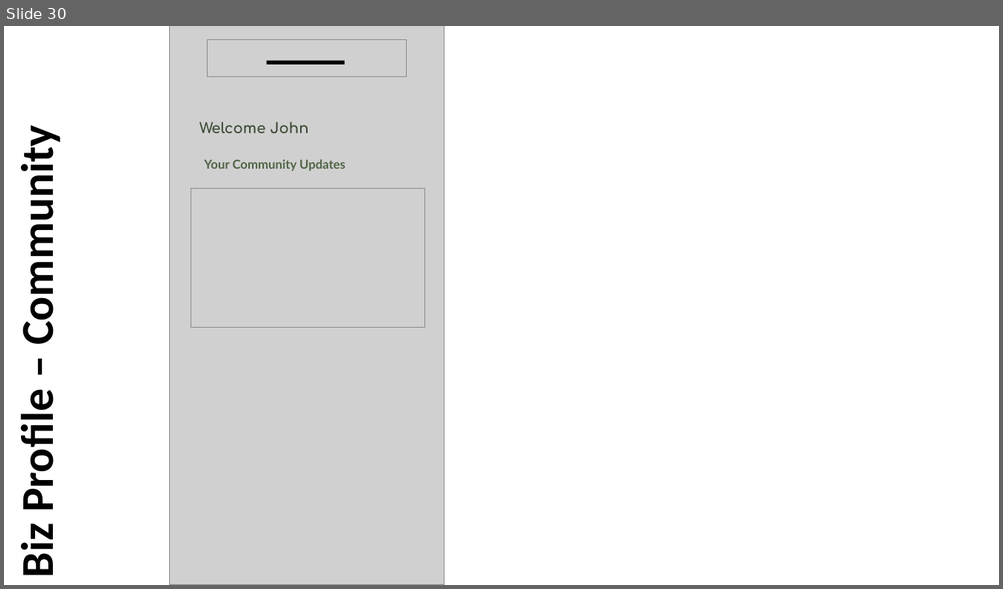
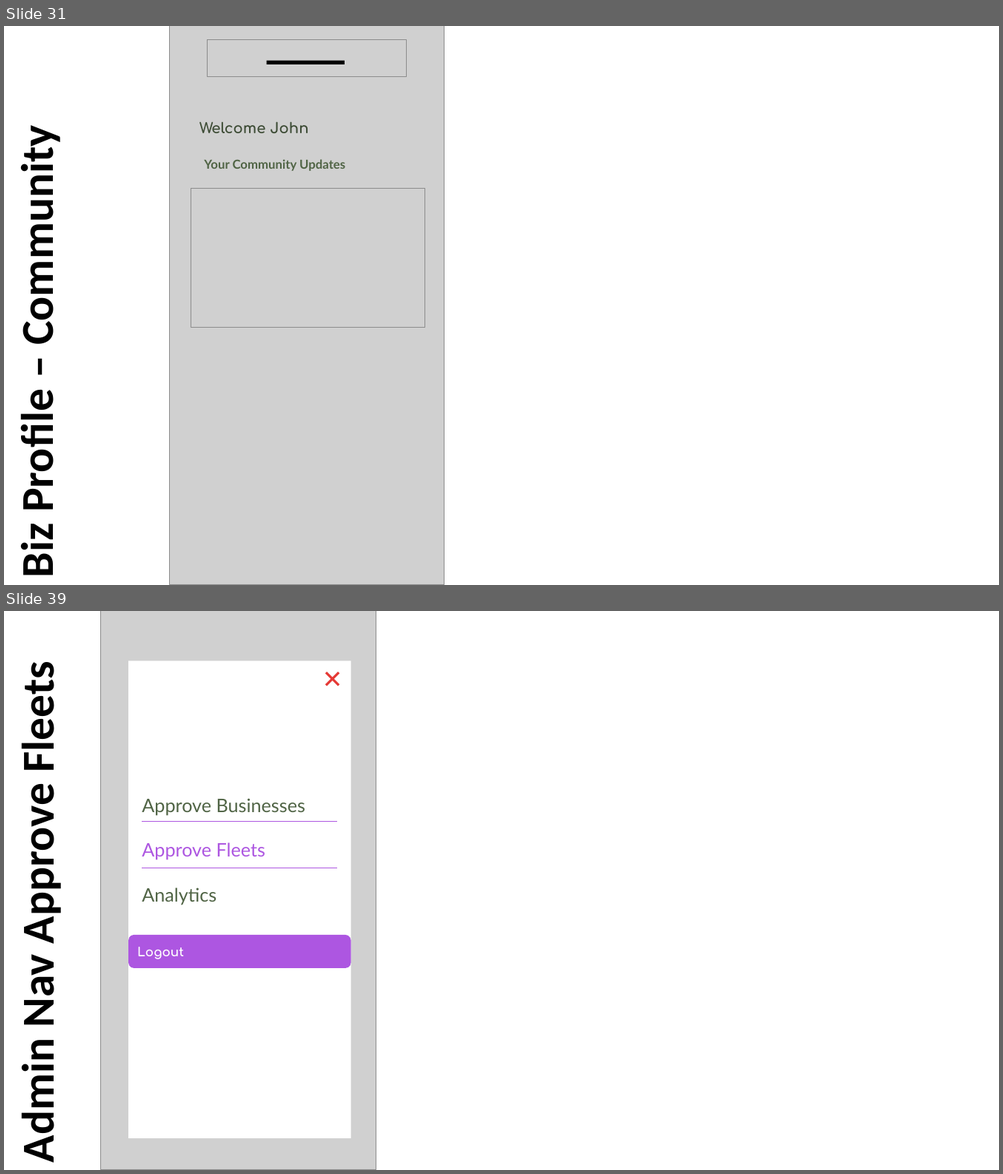
Before and after one commit to anodiamadmin/Micro2Move, a slide deck: BusinessAnalysis/Wireframes/WireframesA.pptx. Shown one above the other, each under a label of ours: slide 30 before the commit, slides 31 and 39 after it; the slides between them are not shown. The pictures are 1003x589 and 1003x1174 pixels, drawn with LibreOffice and Linux fonts; fonts in the diff are those of the drawing; grey boxes stand for pictures; background and template pictures are left out. Boxes give left, top, right and bottom in pixels: in the first picture for what was removed or moved away, otherwise in the second. Text is boxed around its words. In the diff, an @@ line names an element or a change of style, - is before the commit and + after.

```diff
--- a/BusinessAnalysis/Wireframes/WireframesA.pptx
+++ b/BusinessAnalysis/Wireframes/WireframesA.pptx
@@ slide 39 added at (x1=4, y1=611, x2=999, y2=1170), background #FFFFFF @@
@@ text added at (x1=10, y1=672, x2=65, y2=1159), 44 pt, text #000000, bold @@
+Admin Nav Approve Fleets
@@ group added at (x1=101, y1=611, x2=375, y2=1170): 2 rectangles, 2 lines, 1 picture, 1 rounded rectangle @@
+Approve Businesses
+Approve Fleets
+Analytics
+✕
@@ rounded rectangle added at (x1=128, y1=935, x2=351, y2=968), fill #AD56E1, 12 pt, text #FFFFFF, bold @@
+Logout
@@ what was slide 30 is now slide 31 @@
```
Also in this commit, not shown: 5 slides changed, 17 other slides added, 2 slides removed.
